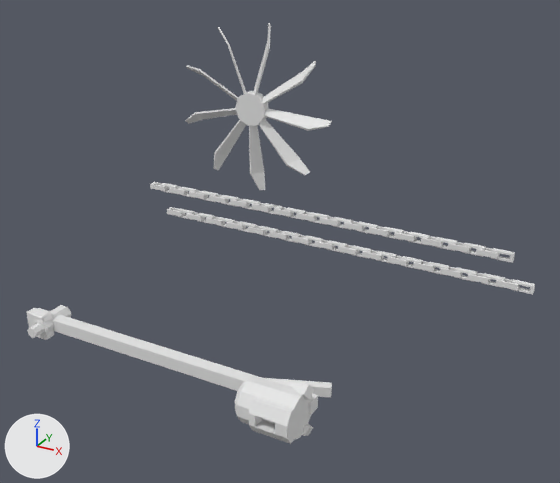
A saved change to the FBX model Assets/Models/Constructions/Windmill/windmill.fbx.
Before and after are seen from a camera (50 mm lens) standing at (14.4, -25.1, 22.0) and looking at (0.1, 0.8, 9.0). Every picture has the same lights, and +X, +Y and +Z are marked at lower left.

The scene before the commit, as lines of its bpy script (objects in view):
```python
me_cube = bpy.data.meshes.new('Cube')
me_cube.from_pydata(...)  # 177 vertices, 157 faces; spans x -0.57..0.59, y -0.99..0.68, z -1.1..6.2
me_cube.materials.append(mat_material)  # white #e7e7e7
me_cube_001 = bpy.data.meshes.new('Cube.001')
me_cube_001.from_pydata(...)  # 480 vertices, 360 faces; spans x -0.2..0.2, y -10.2..4.8, z -2.1..-1.8
me_cube_003 = bpy.data.meshes.new('Cube.003')
me_cube_003.from_pydata(...)  # 480 vertices, 360 faces; spans x -0.2..0.2, y -10.2..4.8, z -2.1..-1.8
me_cylinder = bpy.data.meshes.new('Cylinder')
me_cylinder.from_pydata(...)  # 270 vertices, 189 faces; spans x -3.1..3.08, y -3.12..3.02, z -0.29..0.19
ob_blades = bpy.data.objects.new('Blades', me_cylinder)
ob_blades.location = (0.02, -1.08, 15.0)
ob_blades.rotation_euler = (1.571, -1.571, 0.0)  # degrees (90, -90, 0)
ob_chain = bpy.data.objects.new('Chain', me_cube_001)
ob_chain.location = (-0.42, -2.48, 11.0)
ob_chain.rotation_euler = (1.571, -1.571, 0.0)  # degrees (90, -90, 0)
ob_chain_001 = bpy.data.objects.new('Chain.001', me_cube_003)
ob_chain_001.location = (0.38, -2.48, 10.0)
ob_chain_001.rotation_euler = (1.571, -1.571, 0.0)  # degrees (90, -90, 0)
ob_pillar = bpy.data.objects.new('Pillar', me_cube)
ob_pillar.location = (0.0, 0.0, 2.12)
ob_pillar.rotation_euler = (0.0, -1.571, 0.0)  # degrees (0, -90, 0)
ob_pillar.scale = (2.27, 2.27, 2.27)
```
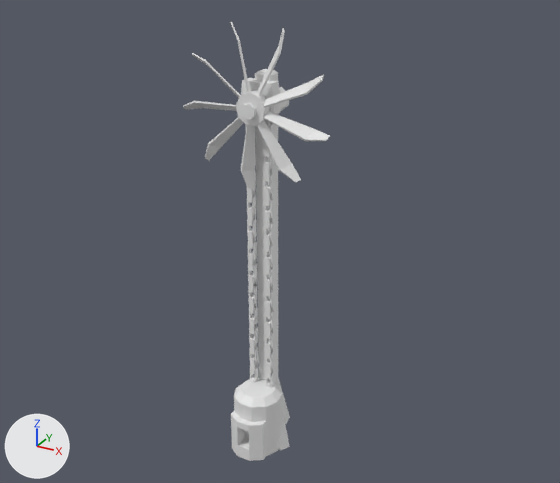
Pixel boxes (x1, y1, x2, y2) of what changed, in the pictures (560 x 483 px):
'Pillar', turned
    before: (27, 305, 332, 444)
    after: (231, 69, 290, 461)
'Blades', turned
    before: (185, 23, 332, 190)
    after: (183, 22, 330, 188)
'Chain.001', moved, turned
    before: (167, 207, 535, 294)
    after: (264, 120, 274, 387)
'Chain', moved, turned
    before: (150, 182, 515, 263)
    after: (245, 124, 258, 382)

The edits, one by one:
Object 'Pillar' (ob_pillar) turns from (0, -90, 0) to (0, 0, 0) degrees about x, y and z.
Object 'Chain' (ob_chain) moves from (-0.42, -2.48, 11.0) to (-0.42, -2.48, 10.0).
Object 'Chain' (ob_chain) turns from (90, -90, 0) to (90, 0, 0) degrees about x, y and z.
Object 'Blades' (ob_blades) turns from (90, -90, 0) to (90, 0, 0) degrees about x, y and z.
Object 'Chain.001' (ob_chain_001) moves from (0.38, -2.48, 10.0) to (0.38, -2.48, 11.0).
Object 'Chain.001' (ob_chain_001) turns from (90, -90, 0) to (90, 0, 0) degrees about x, y and z.
